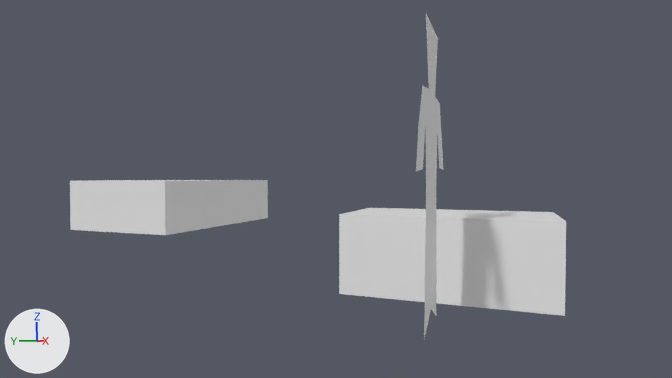
Renders of the Blender file BathroomScene/models.blend from each side of a commit.
Before and after are seen from the file's camera 'Camera'. Every picture has the same lights, and +X, +Y and +Z are marked at lower left.
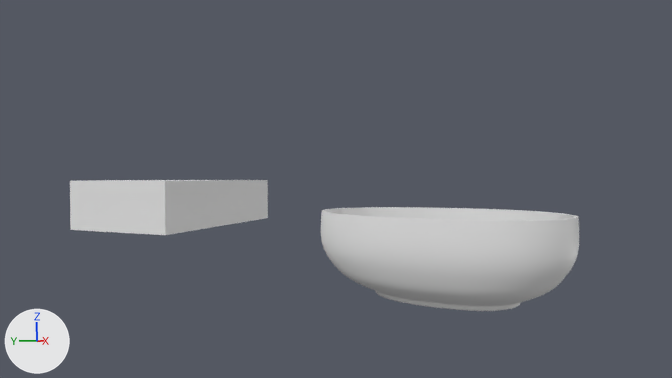
Pixel boxes (x1, y1, x2, y2) of what changed, in the pictures (672 x 378 px):
'Circle', added
    after: (321, 207, 579, 311)
'Cube.001', hidden
    before: (339, 208, 566, 316)
'Plane', hidden
    before: (416, 14, 443, 340)

What changed in the scene script:
```text
Add me_circle:
    me_circle.from_pydata(...)  # 288 vertices, 257 faces; spans x -0.57..0.57, y -0.87..1.0, z -0.06..0.56
    me_circle.polygons.foreach_set('use_smooth', [True] * 257)
Change ob_cube_001:
    add ob_cube_001.hide_set(True)
Change ob_plane:
    add ob_plane.hide_set(True)
Add ob_circle:
    ob_circle = bpy.data.objects.new('Circle', me_circle)
    ob_circle.location = (1.431, 0.0, 0.043)
    ob_circle.scale = (1.01, 1.01, 1.01)
    _m = ob_circle.modifiers.new('Subdivision', 'SUBSURF')
    _m.levels = 2
    _m = ob_circle.modifiers.new('Solidify', 'SOLIDIFY')
    _m.thickness = 0.02
    _m.nonmanifold_thickness_mode = 'FIXED'
    _m.nonmanifold_merge_threshold = 0.0003
    _m = ob_circle.modifiers.new('EdgeSplit', 'EDGE_SPLIT')
```
